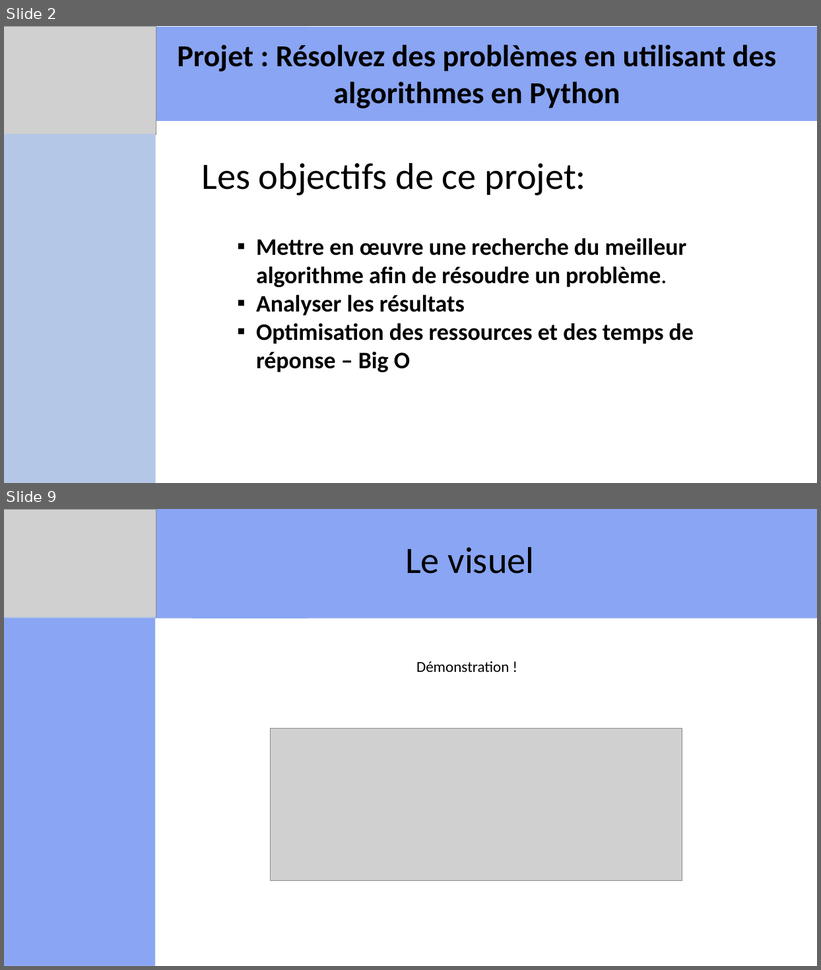
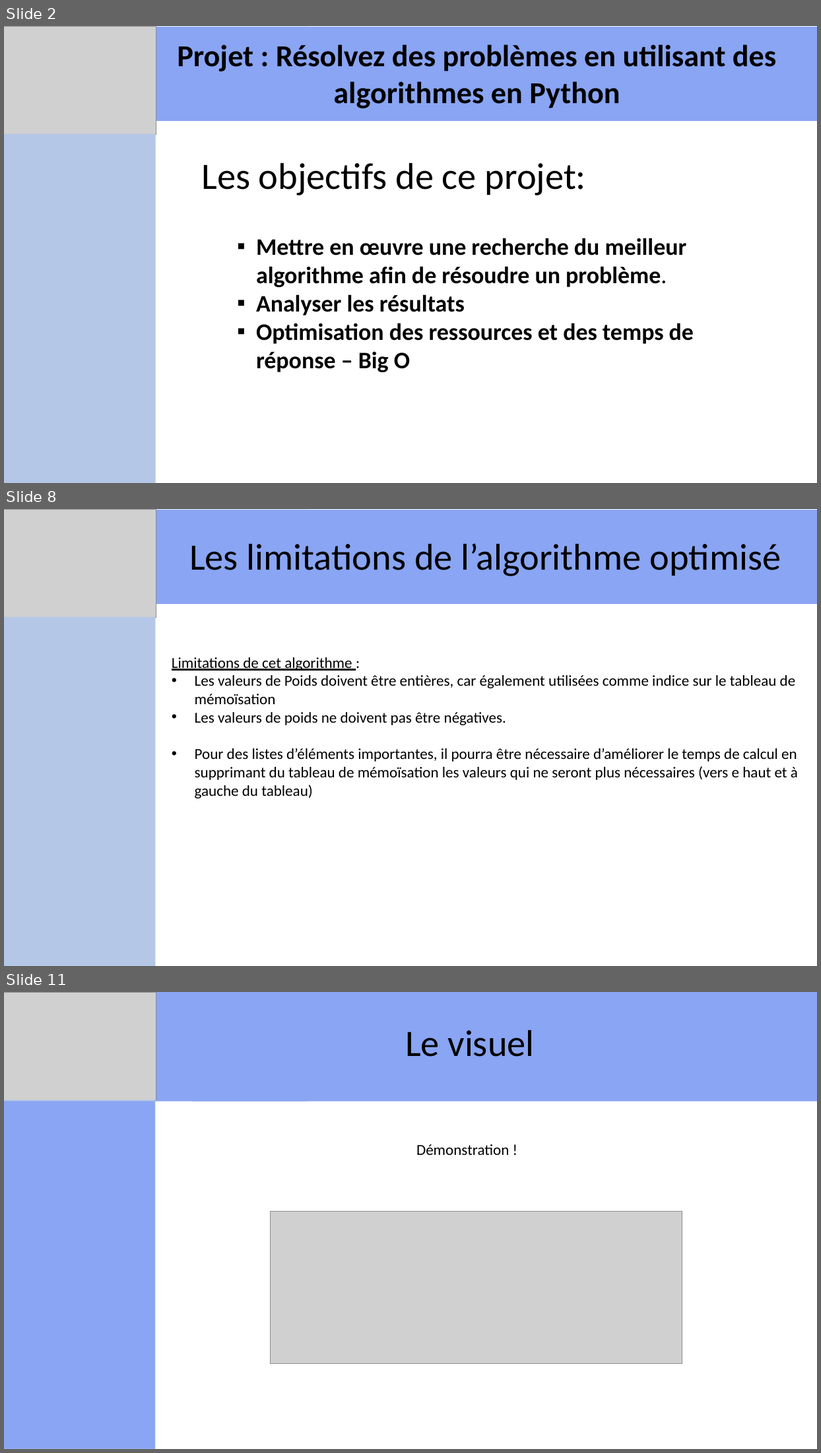
Before and after one commit to Fovea4F/Projet7-OC-Resolvez_des_problemes_en_utilisant_des_algorithmes_en_Python, a slide deck: livrables/Projet7-JustStreamIt.pptx. Shown one above the other, each under a label of ours: slides 2 and 9 before the commit, slides 2, 8 and 11 after it; the slides between them are not shown. The pictures are 821x970 and 821x1453 pixels, drawn with LibreOffice and Linux fonts; fonts in the diff are those of the drawing; grey boxes stand for pictures. Boxes give left, top, right and bottom in pixels: in the first picture for what was removed or moved away, otherwise in the second. Text is boxed around its words. In the diff, an @@ line names an element or a change of style, - is before the commit and + after.

```diff
--- a/livrables/Projet7-JustStreamIt.pptx
+++ b/livrables/Projet7-JustStreamIt.pptx
@@ slide 8 added at (x1=4, y1=509, x2=817, y2=966), background #FFFFFF @@
@@ picture added at (x1=4, y1=510, x2=156, y2=618) @@
@@ rectangle added at (x1=5, y1=510, x2=309, y2=604), fill #89A5F3 @@
@@ rectangle added at (x1=193, y1=510, x2=817, y2=604), fill #89A5F3 @@
@@ text added at (x1=189, y1=543, x2=781, y2=576), 44 pt, text #000000 @@
+Les limitations de l’algorithme optimisé
@@ rectangle added at (x1=4, y1=618, x2=155, y2=966), fill #89A5F3 @@
@@ rectangle added at (x1=4, y1=617, x2=155, y2=966), fill #B4C7E7 @@
@@ text added at (x1=172, y1=657, x2=798, y2=799), 18 pt, text #000000 @@
+Limitations de cet algorithme :
+• Les valeurs de Poids doivent être entières, car également utilisées comme indice sur le tableau de mémoïsation
+• Les valeurs de poids ne doivent pas être négatives.
+• Pour des listes d’éléments importantes, il pourra être nécessaire d’améliorer le temps de calcul en supprimant du tableau de mémoïsation les valeurs qui ne seront plus nécessaires (vers e haut et à gauche du tableau)
@@ what was slide 9 is now slide 11 @@
```
Also in this commit, not shown: 1 slide changed, 6 other slides added, 5 slides removed, 2 other files.
